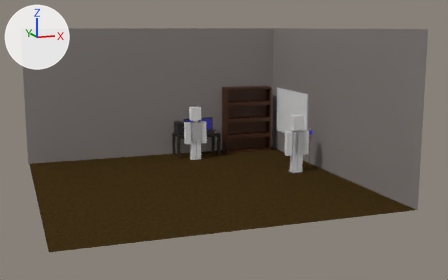
Before and after pictures for a commit that changed the Blender file VRSetup.blend.
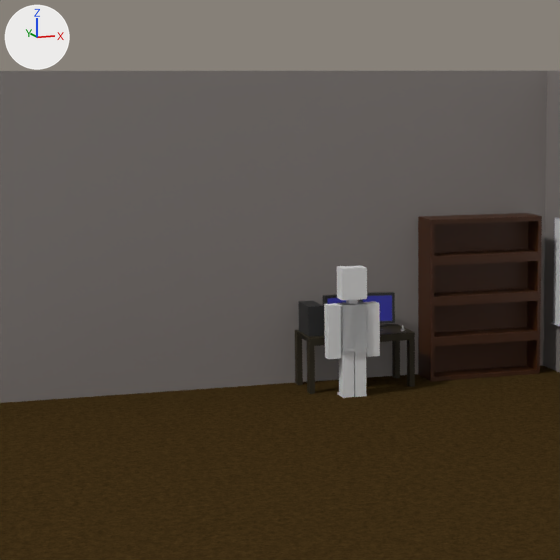
Each version is shown whole from a 50 mm camera at (-12.7, -31.83, 7.25) aimed at (-3.18, -5.05, 2.11), then close up on the part from 12% to 62% of the width and 0% to 80% of the height. The axes (+X, +Y, +Z) are drawn at upper left. The lights are the same throughout.

The first close-up shows 'Bookcase', 'Floor', 'Monitor_L', 'Monitor_R', 'PC', 'PilotMesh', 'Table', 'Walls', 'Whiteboard'.
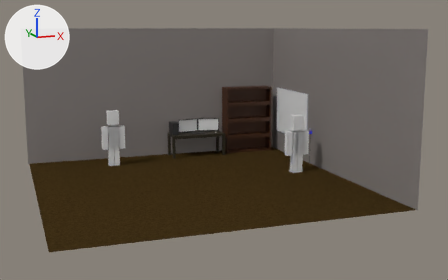
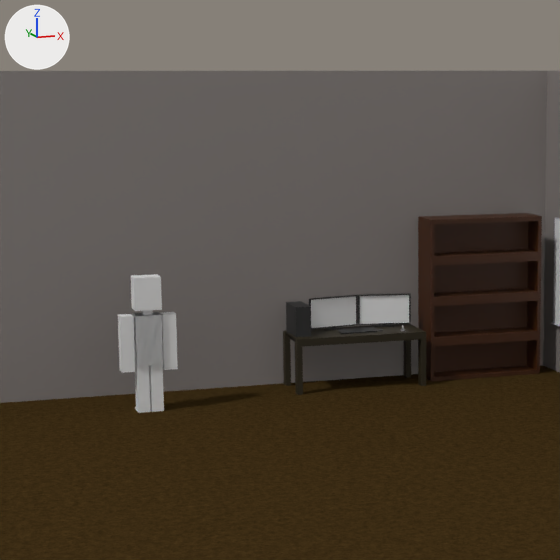
Commit message: added monitors

Edits to the bpy script that builds the scene:
```text
Add mat_material_002:
    mat_material_002 = principled_material('Material.002')
    mat_material_002.base_color = (0.0131, 0.0131, 0.0131)  # black #1e1e1e
    mat_material_002.roughness = 0.773
Add mat_2022_11_22_14_55_36_001:
    mat_2022_11_22_14_55_36_001 = principled_material('2022-11-22 14-55-36.001')
    mat_2022_11_22_14_55_36_001.base_color = (0.8, 0.8, 0.8)  # white #e7e7e7
Add mat_2022_11_22_14_55_36:
    mat_2022_11_22_14_55_36 = principled_material('2022-11-22 14-55-36')
    mat_2022_11_22_14_55_36.base_color = (0.8, 0.8, 0.8)  # white #e7e7e7
Change me_cube_001:
    where me_cube_001.from_pydata(...)  # 24 vertices, 17 faces; spans x 0.0..1.398, y -0.7..0.7, z -0.25..1.17
    used by ob_table; location = (-2.38, 1.97, 0.21); scale = (0.9, 0.9, 0.9)
    me_cube_001 part 1: all 16 vertices in x 1.262..1.398, y -0.7..0.7, z -0.25..1.17 are moved by (0.313, 0.0, 0.0)
Add me_2022_11_22_14_55_36_001:
    me_2022_11_22_14_55_36_001.from_pydata(...)  # 36 vertices, 28 faces; spans x -0.93..0.93, y -0.38..0.79, z -0.05..0.04
    me_2022_11_22_14_55_36_001.polygons.foreach_set('use_smooth', [True] * 28)
    # faces by material slot: [1, 27]
    me_2022_11_22_14_55_36_001.materials.append(mat_2022_11_22_14_55_36_001)  # its picture is missing
    me_2022_11_22_14_55_36_001.materials.append(mat_material_002)  # black #1e1e1e
Add me_2022_11_22_14_55_36:
    me_2022_11_22_14_55_36.from_pydata(...)  # 36 vertices, 28 faces; spans x -0.93..0.93, y -0.38..0.79, z -0.05..0.04
    me_2022_11_22_14_55_36.polygons.foreach_set('use_smooth', [True] * 28)
    # faces by material slot: [1, 27]
    me_2022_11_22_14_55_36.materials.append(mat_2022_11_22_14_55_36)  # its picture is missing
    me_2022_11_22_14_55_36.materials.append(mat_material_002)  # black #1e1e1e
Remove ob_monitor_r:
    ob_monitor_r = bpy.data.objects.new('Monitor_R', me_cube_002)
    ob_monitor_r.location = (-1.67, 2.43, 1.52)
    ob_monitor_r.scale = (0.9, 0.9, 0.9)
Change ob_pc:
    ob_pc.location: (-0.13, 0.17, 0.21) -> (-0.42, 0.17, 0.21)
Remove ob_monitor_l:
    ob_monitor_l = bpy.data.objects.new('Monitor_L', me_cube_002)
    ob_monitor_l.location = (-2.57, 2.43, 1.52)
    ob_monitor_l.rotation_euler = (0.0, 0.0, 0.338)  # degrees (0, 0, 19)
    ob_monitor_l.scale = (0.9, 0.9, 0.9)
Change ob_pilotmesh:
    ob_pilotmesh.location: (-2.77, 0.84, 0.0) -> (-7.33, 0.84, 0.0)
Add ob_2022_11_22_14_55_36_001:
    ob_2022_11_22_14_55_36_001 = bpy.data.objects.new('2022-11-22 14-55-36.001', me_2022_11_22_14_55_36_001)
    ob_2022_11_22_14_55_36_001.location = (-2.77, 2.32, 1.51)
    ob_2022_11_22_14_55_36_001.rotation_euler = (1.571, 0.0, 0.175)  # degrees (90, 0, 10)
    ob_2022_11_22_14_55_36_001.scale = (0.663, 0.663, 0.663)
Add ob_2022_11_22_14_55_36:
    ob_2022_11_22_14_55_36 = bpy.data.objects.new('2022-11-22 14-55-36', me_2022_11_22_14_55_36)
    ob_2022_11_22_14_55_36.location = (-1.53, 2.32, 1.51)
    ob_2022_11_22_14_55_36.rotation_euler = (1.571, 0.0, -0.175)  # degrees (90, 0, -10)
    ob_2022_11_22_14_55_36.scale = (0.663, 0.663, 0.663)
```

Location of each change, [x1, y1, x2, y2] in pixels of the close-ups (560 x 560 px):
'PilotMesh', moved: before [324, 265, 380, 398]; after [118, 274, 178, 413]
'Table', reshaped (19% wider): before [295, 324, 415, 394]; after [283, 324, 426, 395]
'2022-11-22 14-55-36', added: after [358, 293, 411, 327]
    faces in mat_2022_11_22_14_55_36 (its picture is missing): [359, 295, 409, 324]
    faces in mat_material_002 (black #1e1e1e): [358, 293, 411, 327]
'2022-11-22 14-55-36.001', added: after [309, 295, 358, 331]
    faces in mat_2022_11_22_14_55_36_001 (its picture is missing): [311, 296, 356, 328]
    faces in mat_material_002 (black #1e1e1e): [309, 295, 358, 331]
'PC', moved: before [298, 301, 324, 336]; after [286, 301, 311, 337]
'Monitor_R', deleted: before [360, 292, 395, 327]
    faces in mat_monitorscreen (black #000000): [363, 295, 392, 321]
    faces in mat_blackplastic (black #262626): [360, 292, 395, 327]
'Monitor_L', deleted: before [323, 294, 346, 327]
